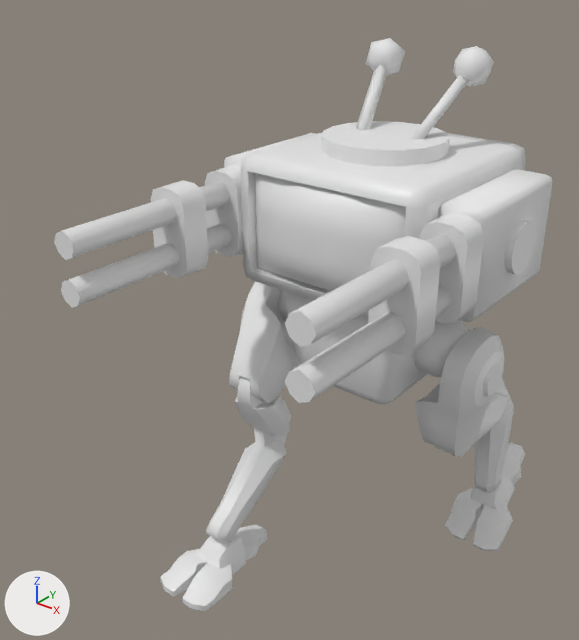
A saved change to the FBX model Assets/Models/Robot.fbx.
Before and after are seen from a camera (50 mm lens) standing at (2.84, -4.55, 4.67) and looking at (-0.39, -0.52, 2.17). Every picture has the same lights, and +X, +Y and +Z are marked at lower left. Where no turn or scale is listed for an object, it has been applied to the vertices.

The scene before the commit, as lines of its bpy script (objects in view):
```python
ob_cube_011 = bpy.data.objects.new('Cube.011', me_cube_002)
ob_cube_011.location = (-0.8, -1.098, 0.1)
ob_cylinder_003 = bpy.data.objects.new('Cylinder.003', me_cylinder_009)
ob_cylinder_003.parent = ob_gun_l
ob_cylinder_003.location = (0.00398, 0.147, 1.215)
ob_foot_l = bpy.data.objects.new('Foot.L', me_foot_l_001)
ob_foot_l.location = (0.65, 0.899, 0.431)
ob_foot_l.rotation_euler = (2.181, -0.0000124, 0.0)  # degrees (125, 0, 0)
ob_head = bpy.data.objects.new('Head', me_head_001)
ob_head.location = (0.008, 0.0, 2.903)
ob_head.rotation_euler = (1.571, 0.0, 0.0)  # degrees (90, 0, 0)
ob_leg_l_002 = bpy.data.objects.new('Leg.L.002', me_leg_l_005)
ob_leg_l_002.location = (0.65, 0.638, 1.346)
ob_leg_l_002.rotation_euler = (1.901, 0.00518, -0.0188)  # degrees (109, 0.3, -1.1)
ob_leg_r = bpy.data.objects.new('Leg.R', me_leg_r_003)
ob_leg_r.location = (-0.65, 0.0, 2.013)
ob_leg_r.rotation_euler = (0.714, 0.0152, 0.0908)  # degrees (41, 0.9, 5.2)
ob_leg_r_001 = bpy.data.objects.new('Leg.R.001', me_leg_r_004)
ob_leg_r_001.location = (-0.706, -0.574, 1.524)
ob_leg_r_001.rotation_euler = (0.492, 0.0397, 0.0702)  # degrees (28, 2.3, 4)
ob_leg_r_002 = bpy.data.objects.new('Leg.R.002', me_leg_r_005)
ob_leg_r_002.location = (-0.735, -0.34, 1.082)
ob_leg_r_002.rotation_euler = (0.932, 0.033, 0.0225)  # degrees (53, 1.9, 1.3)
ob_torso = bpy.data.objects.new('Torso', me_torso)
ob_torso.location = (-0.004, 0.0, 1.722)
ob_torso.rotation_euler = (1.571, 0.0156, 0.0)  # degrees (90, 0.9, 0)
# also in view: 'Cylinder.008' at (0.01, 0.0, 3.35); 'Leg.L' at (0.71, 0.02, 1.7); 'Cube.014' at (0.86, -0.6, 2.9); 'Sphere.001' at (0.55, 0.0, 2.05); 'Cylinder.001' at (-0.84, -1.2, 2.76)
```
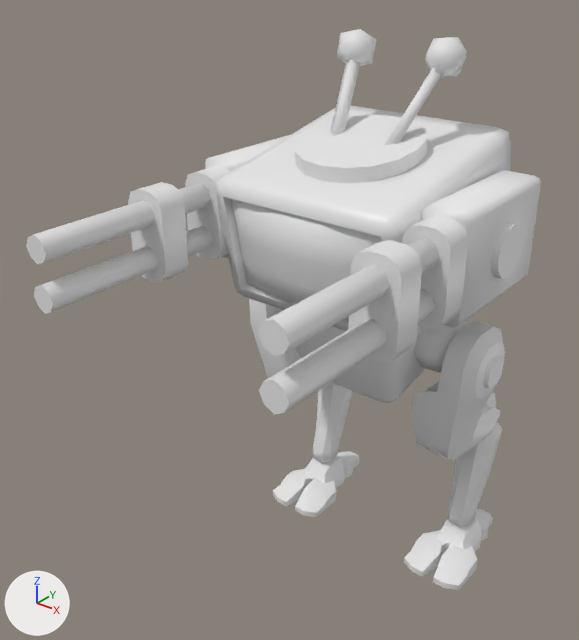
Edits to the bpy script that builds the scene:
```text
Change ob_leg_r_002:
    ob_leg_r_002.location: (-0.735, -0.34, 1.082) -> (-0.75, 0.5, 1.3)
    ob_leg_r_002.rotation_euler: (0.932, 0.033, 0.0225) -> (1.572, -0.00414, 0.0115)  # degrees (53, 1.9, 1.3) -> degrees (90, -0.2, 0.7)
Change ob_leg_l_002:
    ob_leg_l_002.location: (0.65, 0.638, 1.346) -> (0.655, 0.498, 1.3)
    ob_leg_l_002.rotation_euler: (1.901, 0.00518, -0.0188) -> (1.572, 0.00383, -0.0115)  # degrees (109, 0.3, -1.1) -> degrees (90, 0.2, -0.7)
Change ob_leg_r_001:
    ob_leg_r_001.location: (-0.706, -0.574, 1.524) -> (-0.743, -0.001, 1.299)
    ob_leg_r_001.rotation_euler: (0.492, 0.0397, 0.0702) -> (1.571, -0.00675, 0.0228)  # degrees (28, 2.3, 4) -> degrees (90, -0.4, 1.3)
Change ob_cube_011:
    ob_cube_011.location: (-0.8, -1.098, 0.1) -> (-0.8, 0.3, 0.1)
Change ob_head:
    ob_head.location: (0.008, 0.0, 2.903) -> (0.0, -0.178, 2.932)
    ob_head.rotation_euler: (1.571, 0.0, 0.0) -> (1.77, 0.0, 0.0)  # degrees (90, 0, 0) -> degrees (101, 0, 0)
Change ob_antenna_l:
    ob_antenna_l.location: (0.208, 0.0, 3.403) -> (0.2, -0.277, 3.422)
    ob_antenna_l.rotation_euler: (1.601, 0.000133, -0.00885) -> (1.77, 0.0, 0.0)  # degrees (92, 0, -0.5) -> degrees (101, 0, 0)
Change ob_foot_r:
    ob_foot_r.location: (-0.75, -0.948, 0.35) -> (-0.75, 0.45, 0.35)
Change ob_cube_012:
    ob_cube_012.location: (-0.7, -1.098, 0.1) -> (-0.7, 0.3, 0.1)
Change ob_cube_013:
    ob_cube_013.location: (-0.75, -0.798, 0.1) -> (-0.75, 0.6, 0.1)
Change ob_gun_r:
    ob_gun_r.location: (-0.842, -0.003, 2.903) -> (-0.85, -0.181, 2.932)
    ob_gun_r.rotation_euler: (1.568, 0.0, 0.0) -> (1.57, 0.0, 0.0)  # degrees (90, 0, 0)
Change ob_leg_l_001:
    ob_leg_l_001.location: (0.631, 0.147, 1.257) -> (0.643, -0.001, 1.299)
    ob_leg_l_001.rotation_euler: (1.75, 0.0214, -0.035) -> (1.573, 0.0063, -0.0228)  # degrees (100, 1.2, -2) -> degrees (90, 0.4, -1.3)
Change ob_gun_l:
    ob_gun_l.location: (0.858, -0.003, 2.903) -> (0.85, -0.181, 2.932)
    ob_gun_l.rotation_euler: (1.568, 0.0, 0.0) -> (1.57, 0.0, 0.0)  # degrees (90, 0, 0)
Change ob_foot_l:
    ob_foot_l.location: (0.65, 0.899, 0.431) -> (0.651, 0.45, 0.35)
    ob_foot_l.rotation_euler: (2.181, -0.0000124, 0.0) -> (1.571, 0.0, 0.0)  # degrees (125, 0, 0) -> degrees (90, 0, 0)
Change ob_antenna_r:
    ob_antenna_r.location: (-0.192, 0.0, 3.403) -> (-0.2, -0.277, 3.422)
    ob_antenna_r.rotation_euler: (1.601, -0.000133, 0.00885) -> (1.77, 0.0, 0.0)  # degrees (92, 0, 0.5) -> degrees (101, 0, 0)
Change ob_torso:
    ob_torso.location: (-0.004, 0.0, 1.722) -> (0.0, 0.056, 1.774)
    ob_torso.rotation_euler: (1.571, 0.0156, 0.0) -> (1.77, 0.0, 0.0)  # degrees (90, 0.9, 0) -> degrees (101, 0, 0)
Change ob_leg_r:
    ob_leg_r.location: (-0.65, 0.0, 2.013) -> (-0.65, 0.0, 2.05)
    ob_leg_r.rotation_euler: (0.714, 0.0152, 0.0908) -> (1.573, -0.00922, 0.035)  # degrees (41, 0.9, 5.2) -> degrees (90, -0.5, 2)
Change ob_leg_l:
    ob_leg_l.location: (0.55, 0.0, 1.995) -> (0.55, 0.0, 2.05)
    ob_leg_l.rotation_euler: (1.772, 0.0347, -0.0429) -> (1.573, 0.00878, -0.0349)  # degrees (102, 2, -2.5) -> degrees (90, 0.5, -2)
```

Pixel boxes [x1, y1, x2, y2] of what changed, in the pictures (579 x 640 px):
'Head', moved, turned: before [241, 132, 526, 318]; after [216, 106, 511, 335]
'Gun.L', moved, turned: before [438, 169, 552, 322]; after [421, 170, 541, 328]
'Leg.L', moved, turned: before [416, 327, 504, 457]; after [412, 322, 505, 460]
'Cylinder.008', moved, turned: before [321, 121, 449, 166]; after [294, 115, 427, 184]
'Cube.003', moved, turned: before [368, 236, 440, 355]; after [349, 240, 422, 363]
'Cylinder.003', moved, turned: before [284, 234, 457, 347]; after [258, 238, 440, 356]
'Cylinder.009', moved, turned: before [285, 284, 452, 403]; after [259, 288, 435, 414]
'Leg.R.002', moved, turned: before [205, 400, 291, 542]; after [312, 383, 352, 462]
'Cylinder.002', moved, turned: before [54, 181, 230, 260]; after [26, 182, 211, 265]
'Cube.004', moved, turned: before [151, 180, 208, 278]; after [128, 182, 188, 283]
'Cube.014', moved, turned: before [420, 213, 484, 324]; after [402, 216, 468, 329]
'Cylinder.001', moved, turned: before [61, 223, 232, 308]; after [34, 226, 213, 314]
'Leg.R', moved, turned: before [229, 282, 298, 404]; after [249, 298, 300, 378]
'Torso', moved, turned: before [285, 293, 427, 404]; after [281, 309, 425, 403]
'Leg.L.002', moved, turned: before [474, 379, 514, 493]; after [447, 392, 502, 526]
'Cube.007', moved, turned: before [205, 165, 243, 257]; after [185, 166, 231, 260]
'Cube.018', moved, turned: before [473, 501, 513, 551]; after [433, 544, 477, 590]
'Cube.012', moved: before [182, 563, 232, 611]; after [295, 479, 336, 517]
'Cube.020', moved, turned: before [445, 488, 482, 541]; after [404, 530, 448, 576]
'Icosphere.001', moved, turned: before [453, 46, 494, 86]; after [426, 37, 467, 77]
'Cube.011', moved: before [160, 549, 207, 597]; after [273, 468, 312, 506]
'Foot.R', moved: before [197, 534, 246, 575]; after [303, 456, 345, 488]
'Circle.001', moved, turned: before [504, 220, 535, 275]; after [490, 223, 523, 279]
'Icosphere', moved, turned: before [365, 38, 405, 75]; after [336, 29, 377, 66]
'Antenna.R', moved, turned: before [356, 65, 388, 131]; after [330, 59, 360, 136]
'Sphere.001', moved, turned: before [414, 320, 468, 377]; after [414, 321, 468, 373]
'Antenna.L', moved, turned: before [410, 74, 469, 139]; after [385, 68, 442, 145]
'Leg.R.001', moved, turned: before [235, 377, 289, 437]; after [310, 382, 331, 396]
'Foot.L', moved, turned: before [470, 473, 515, 510]; after [436, 518, 482, 552]
'Gun.R', moved, turned: before [224, 133, 316, 254]; after [205, 135, 290, 258]
'Leg.L.001', moved, turned: before [436, 392, 508, 453]; after [428, 405, 500, 458]
'Cube.013', moved: before [236, 525, 267, 560]; after [337, 451, 360, 479]
'Cube.019', moved, turned: before [502, 442, 525, 485]; after [475, 509, 493, 541]
'Sphere.002', moved, turned (not visible afterwards): before [278, 290, 289, 322]
